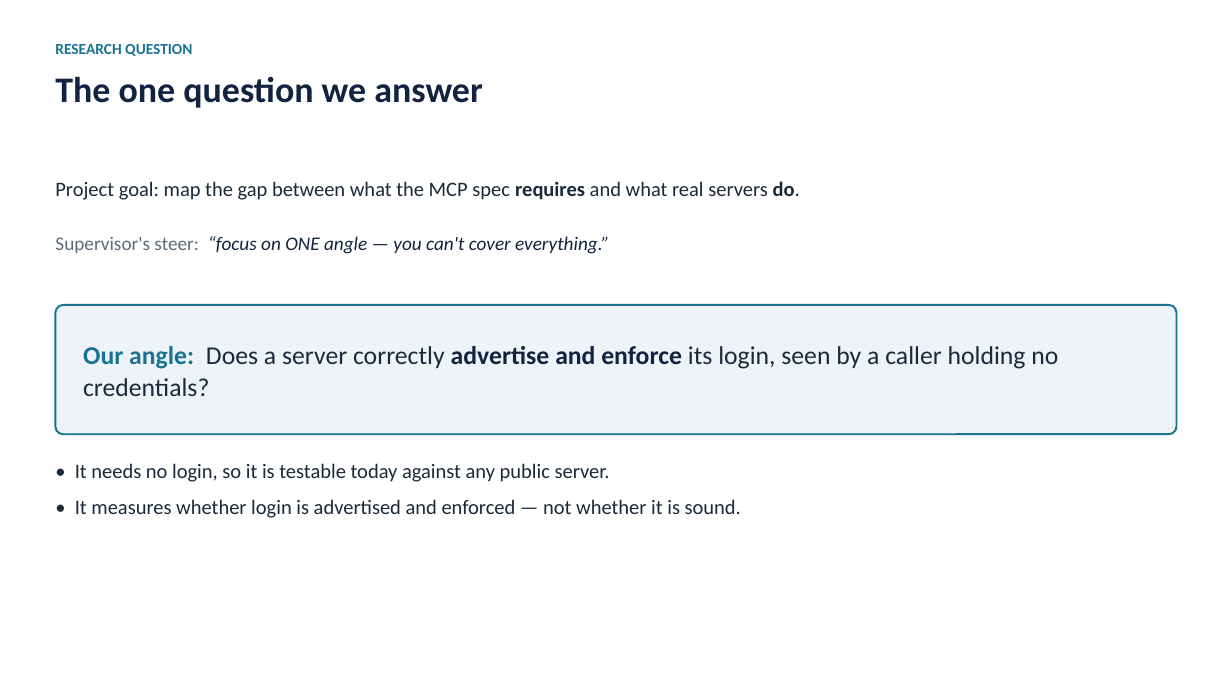
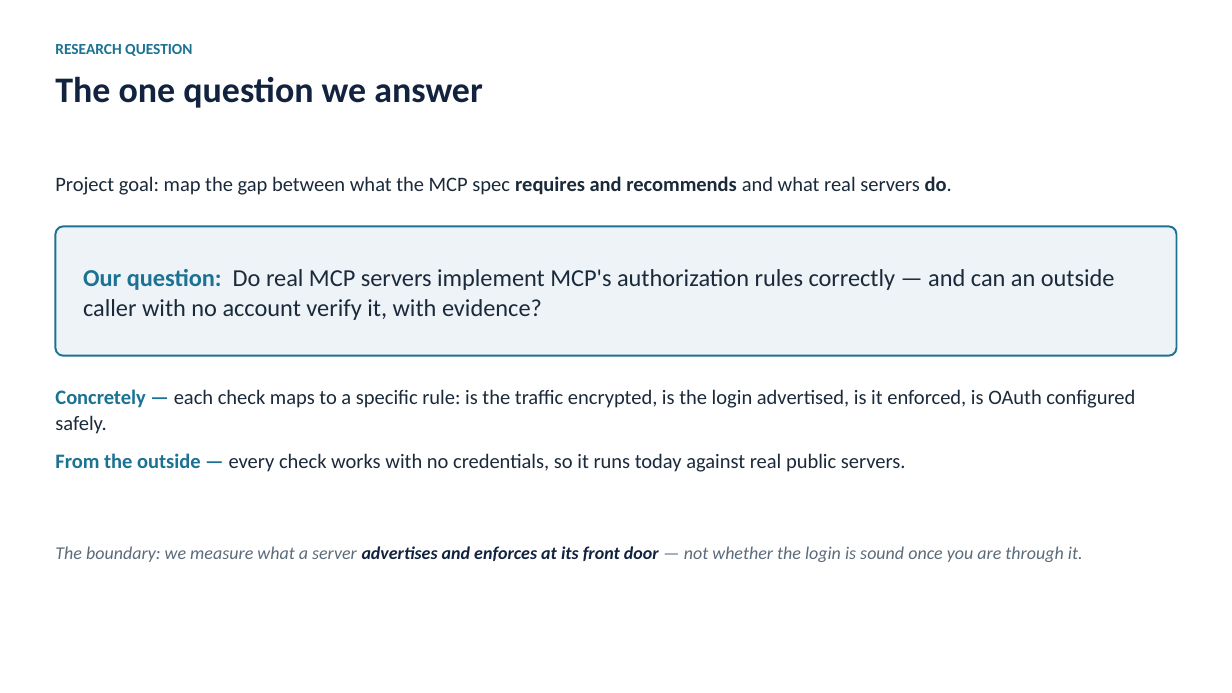
Before and after one commit to yamitkfir/YamAmit-MCP-auth, a slide deck: slide 4 of MCP-auth-slides.pptx. Drawn at 1232x693 pixels with LibreOffice and Linux fonts; fonts in the diff are those of the drawing. Boxes give left, top, right and bottom in pixels: in the first picture for what was removed or moved away, otherwise in the second. Text is boxed around its words. In the diff, an @@ line names an element or a change of style, - is before the commit and + after.

```diff
--- a/MCP-auth-slides.pptx
+++ b/MCP-auth-slides.pptx
@@ text at <box>55,176,952,195</box>: text changed @@
-Project goal: map the gap between what the MCP spec requires and what real servers do.
+Project goal: map the gap between what the MCP spec requires and recommends and what real servers do.
@@ rounded rectangle: place and size @@
-rounded rectangle at <box>55,305,1177,434</box>
+rounded rectangle at <box>55,226,1177,356</box>
@@ text removed at <box>55,236,609,254</box> @@
-Supervisor's steer: “focus on ONE angle — you can't cover everything.”
@@ text added at <box>83,269,1115,320</box>, 19 pt, text #1B2A3A @@
+Our question: Do real MCP servers implement MCP's authorization rules correctly — and can an outside caller with no account verify it, with evidence?
@@ text at <box>55,389,1135,472</box>: text changed; size 20 to 16 pt @@
-Our angle: Does a server correctly advertise and enforce its login, seen by a caller holding no credentials?
+Concretely — each check maps to a specific rule: is the traffic encrypted, is the login advertised, is it enforced, is OAuth configured safely.
+From the outside — every check works with no credentials, so it runs today against real public servers.
@@ text "Concretely — each check maps ..." at <box>55,389,1135,472</box>: vertical alignment middle to top @@
@@ text at <box>55,546,1083,562</box>: text changed; size 16 to 14 pt; text colour #1B2A3A to #5C6B7A; italic on @@
-• It needs no login, so it is testable today against any public server.
-• It measures whether login is advertised and enforced — not whether it is sound.
+The boundary: we measure what a server advertises and enforces at its front door — not whether the login is sound once you are through it.
```
Also in this commit, not shown: 23 other slides changed, 1 slide added, 1 slide removed.
